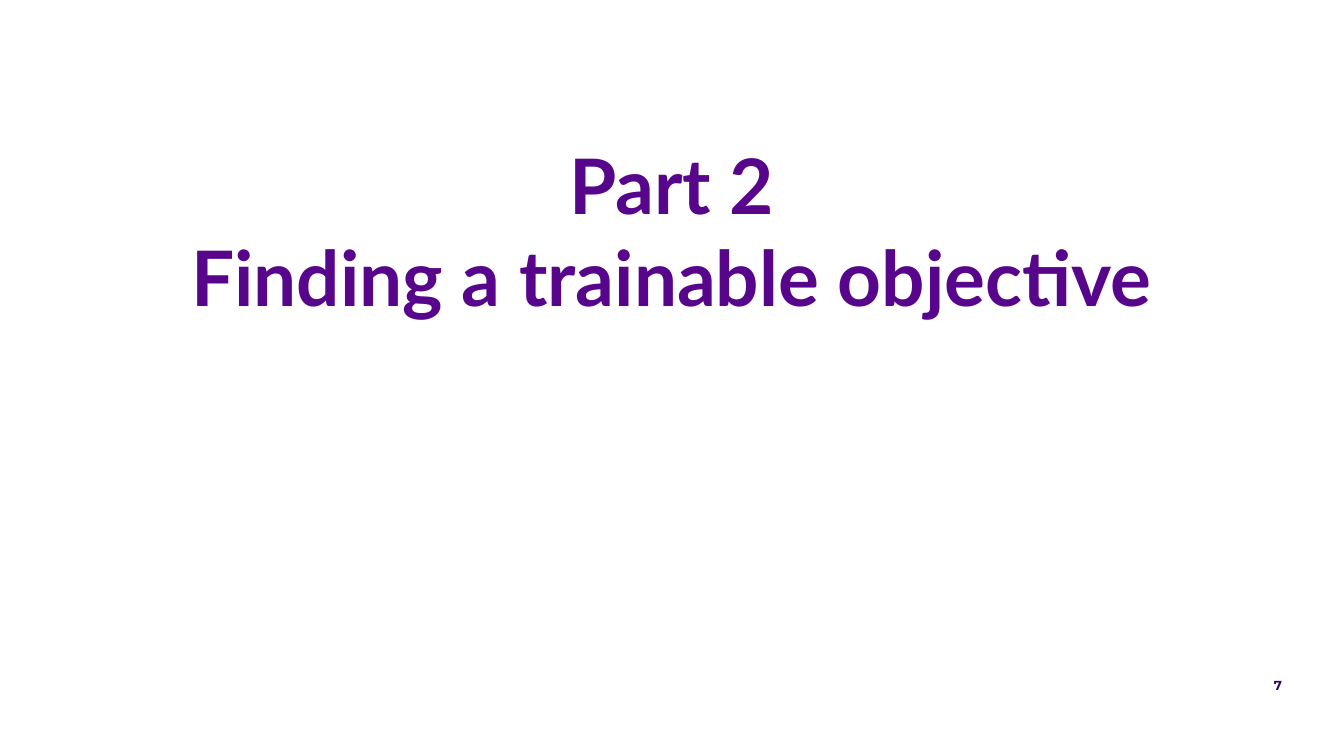
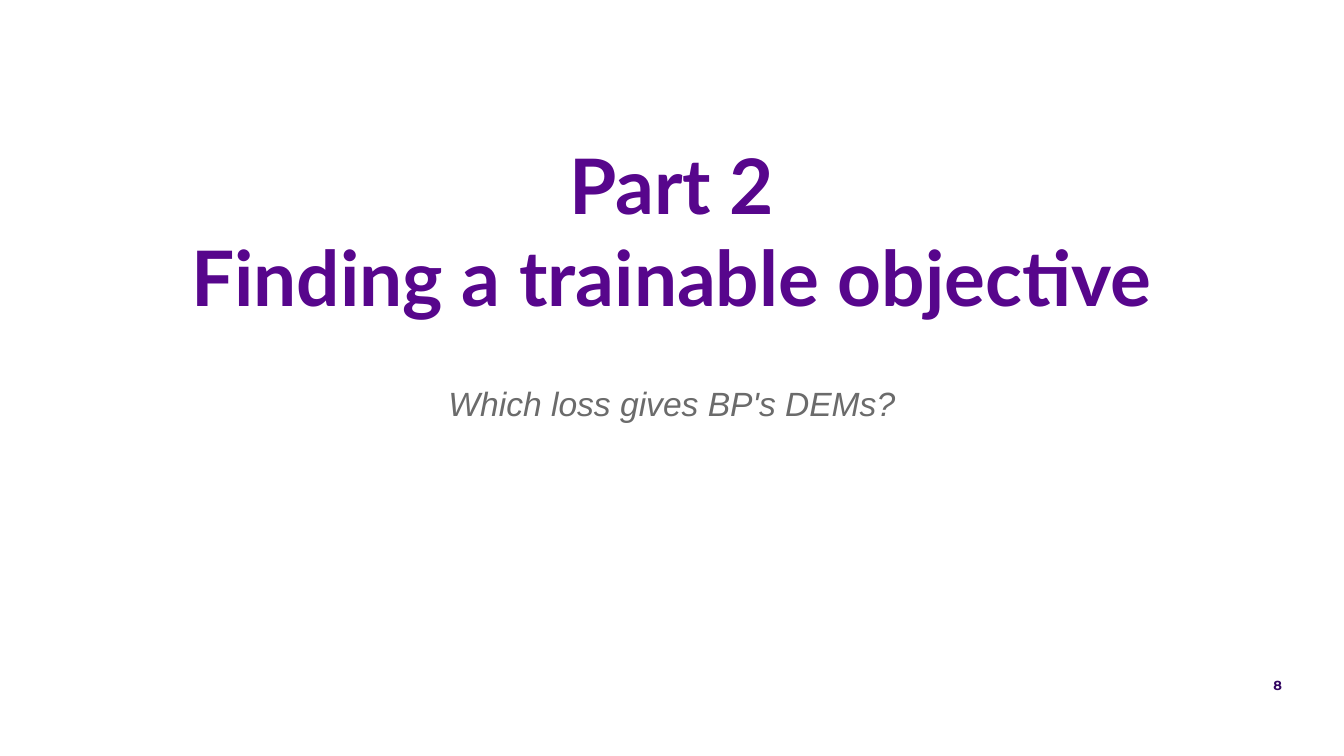
Before and after one commit to FruitPnchSamuraiG/solar-dem-inversion, a slide deck: slide 8 of slides/DEM_deck_v2.pptx (slide 7 before the commit). Drawn at 1344x756 pixels with LibreOffice and Linux fonts; fonts in the diff are those of the drawing; background and template pictures are left out. Boxes give left, top, right and bottom in pixels: in the first picture for what was removed or moved away, otherwise in the second. Text is boxed around its words. In the diff, an @@ line names an element or a change of style, - is before the commit and + after.

Commit message:
slides: summary up front, divider questions, visuals for text-only slides
Adds an 'In one slide' summary after the title, a one-line question under
each Part divider, a test-block diagram on the scoring slide, card layouts
for lessons and next steps, and a closing 'For discussion' slide. The
schema check now lives in slides/check_schema.py.

```diff
--- a/slides/DEM_deck_v2.pptx
+++ b/slides/DEM_deck_v2.pptx
@@ text added at (x1=448, y1=391, x2=895, y2=422), 18 pt, text #6B6B6B, italic @@
+Which loss gives BP's DEMs?
@@ page number at (x1=1273, y1=680, x2=1282, y2=690): text changed @@
-7
+8
```
Also in this commit, not shown: 9 other slides changed, 3 slides added, 1 slide removed, 5 other files.
